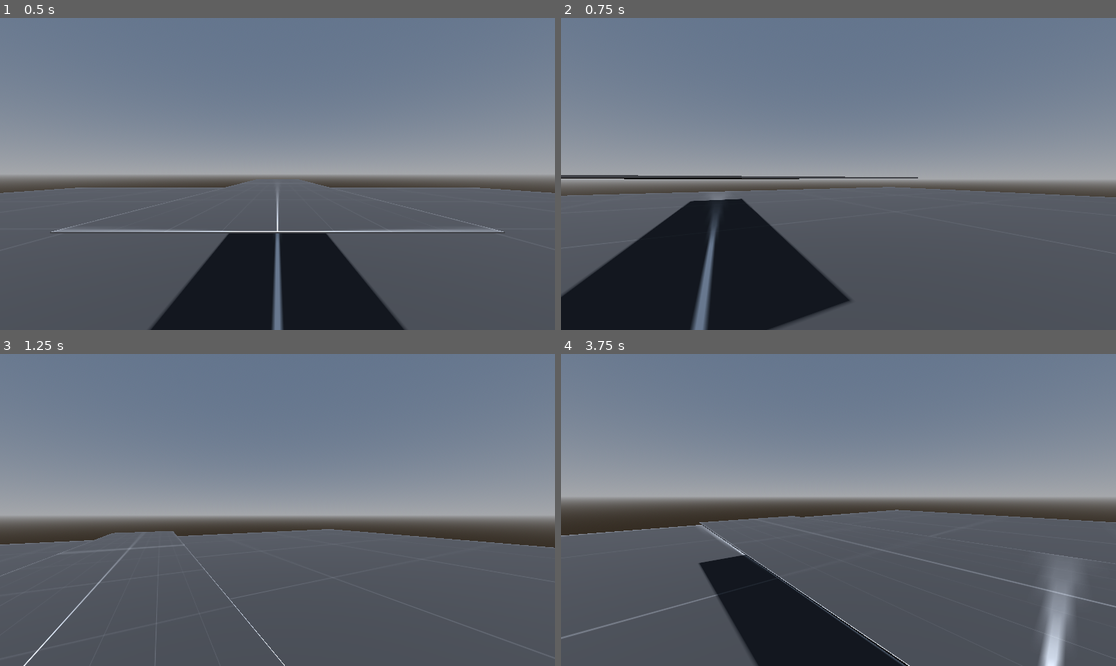
Above: before the commit, frames 1-4 (two rows, left to right).
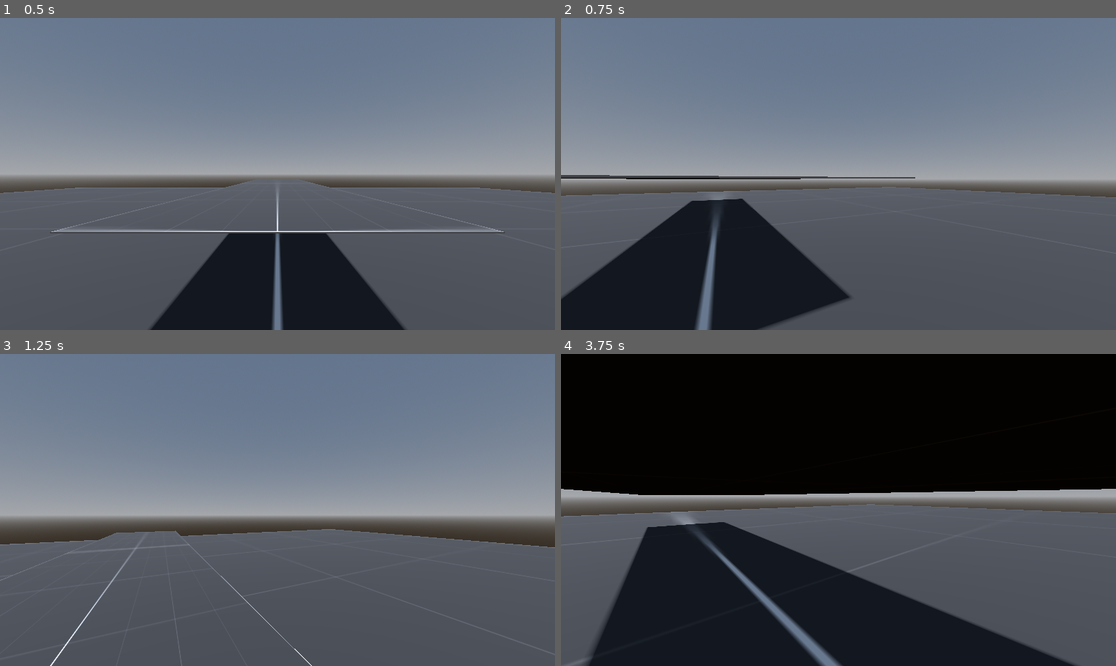
Above: after the commit, the same moments.

Repository: Gordon-DEVJ/SimpleFPS-PlayerController-Godot_FPS
Game: Godot game, scene res://Testing.tscn
Two runs of this game, one before a commit and one after it. Both use one fixed random seed, a clock stepped at 60 frames per second and the inputs below.
Inputs (mouse positions are in pixels of both pictures, inside the frame that each line leads up to):
- Up to frame 1 (0.5 s): no input
- Up to frame 2 (0.75 s): tap Enter at 0.5 s; move the mouse to (866, 174) at 0.52 s; hold W (forward) from 0.53 s (still down); hold Ctrl (crouch) from 0.53 s (still down)
- Up to frame 3 (1.25 s): keep holding W (forward); keep holding Ctrl (crouch); tap Space (jump) at 0.77 s; tap Shift (walk) at 0.8 s
- Up to frame 4 (3.75 s): keep holding W (forward); move the mouse to (810, 510) at 1.27 s; release Ctrl (crouch) at 1.28 s; tap Shift (walk) at 1.35, 2.3, 2.85 s; tap Space (jump) at 1.52, 3.02 s; tap Ctrl (crouch) at 1.55, 3.05 s; move the mouse to (849, 503) at 2.02 s; hold Ctrl (crouch) 2.03-2.78 s; move the mouse to (832, 516) at 2.77 s; move the mouse to (877, 513) at 3.52 s; hold Ctrl (crouch) from 3.53 s (still down)

Frame 1 is identical in both runs. In frame 2, 1.1% of the frame differs, in the area x 0-99%, y 50-100%; in frame 3, 0.5%; in frame 4, 67%, in the area x 0-100%, y 0-100%.

Commit message:
Update PlayerController.gd

Diff:
--- a/Half_Life-PlayerController/PlayerController.gd
+++ b/Half_Life-PlayerController/PlayerController.gd
@@ -7,9 +7,10 @@
 # Walk and Speed variables
 var SPEED = BASE_SPEED					# Movement Speed
 var DIRECTION = Vector3.ZERO			# Direction
-const LERP_SPEED = 10.0					# Adjust this value to control the smoothness of movement transitions.
-@export var BASE_SPEED = 10.0				# Default = 5		The default movement speed, used when not in the "walk" mode.
+const LERP_SPEED = 10.0					# Adjust this value to control the smoothness transitions.
+@export var BASE_SPEED = 7.5			# Default = 5		The default movement speed, used when not in the "walk" mode.
 @export var WALK_SPEED = 2.5			# Default = 2.5		The speed of movement when walking, used when in "walk" mode.
+@export var CROUCH_SPEED = 2.0			# Default = 2
 
 #Jump variables
 var JUMPS_REMAINING = 1					# For Double Jump
@@ -106,7 +107,7 @@
 
 # Handle crouch
 	if Input.is_action_pressed("crouch") or raycast.is_colliding():
-		SPEED=WALK_SPEED
+		SPEED=CROUCH_SPEED
 		CAMERA_CONTROLLER.position.y = lerp(CAMERA_CONTROLLER.position.y,1.8 + crouch_depth,delta*LERP_SPEED)
 		std_collision.disabled=true
 		crh_collision.disabled=false
